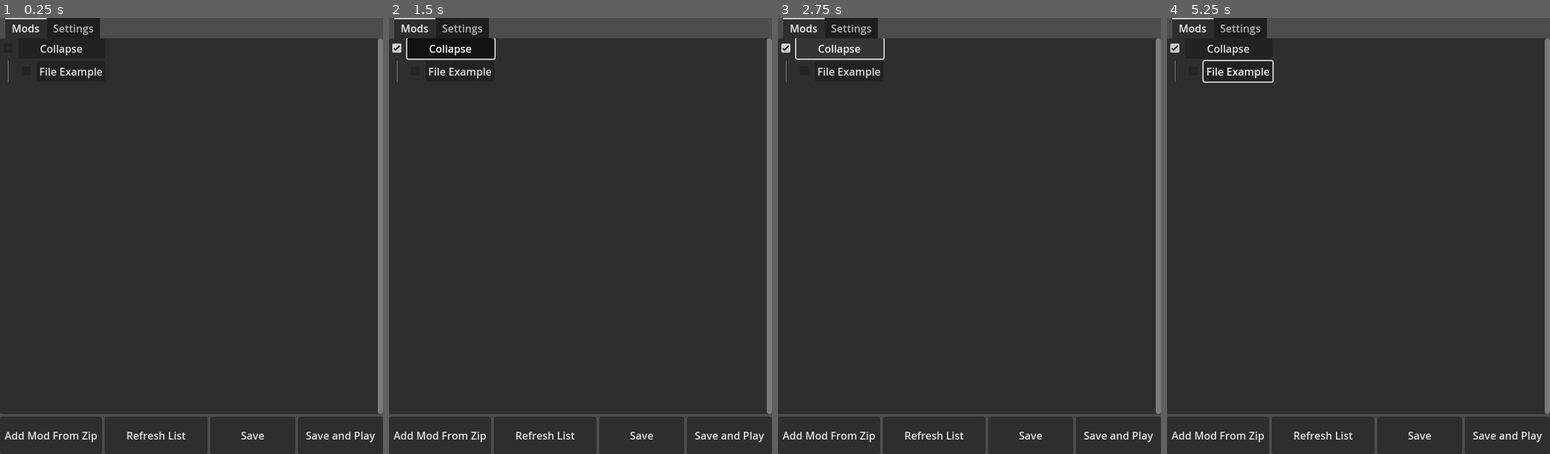
Above: before the commit, frames 1-4 (left to right).
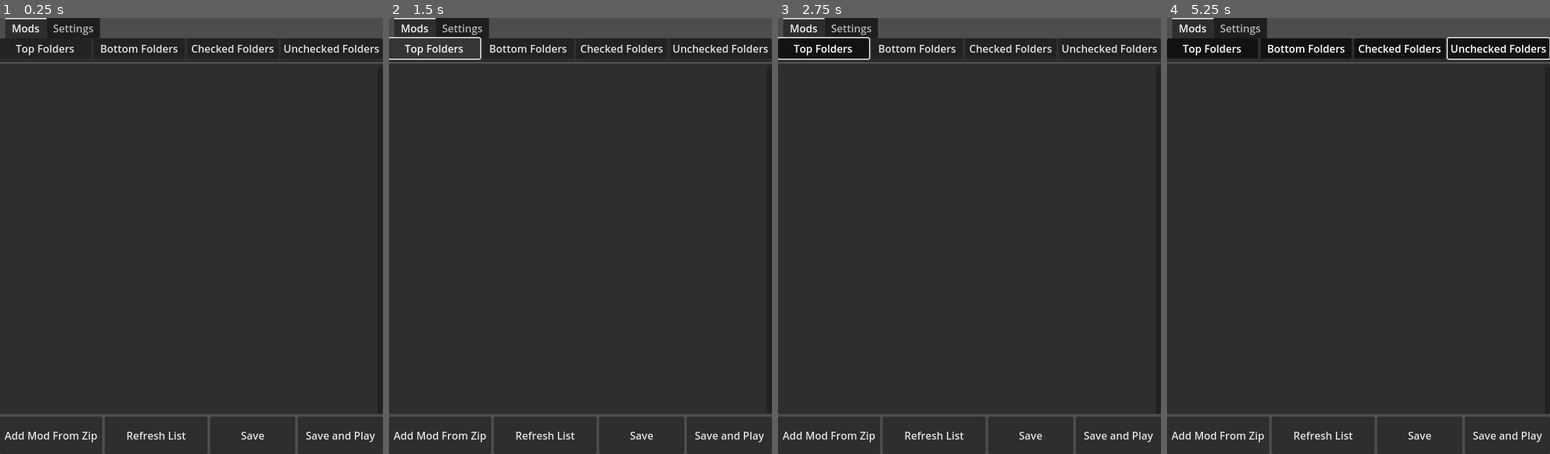
Above: after the commit, the same moments.

Repository: Euclase777/cross-worlds-mod-manager
Game: Godot game, scene res://MainScene.tscn
Two runs of this game, one before a commit and one after it. Both use one fixed random seed, a clock stepped at 60 frames per second and the inputs below.
Inputs (mouse positions are in pixels of both pictures, inside the frame that each line leads up to):
- Up to frame 1 (0.25 s): no input
- Up to frame 2 (1.5 s): click (396, 48) at 0.52 s; click (434, 48) at 1.25 s, where only the run after the commit has a clickable "Top Folders"
- Up to frame 3 (2.75 s): click (839, 48) at 2 s, where only the run before the commit has a clickable "Collapse"
- Up to frame 4 (5.25 s): click (1304, 48) at 2.75 s, where only the run after the commit has a clickable "Bottom Folders"; click (1400, 48) at 3.5 s, where only the run after the commit has a clickable "Checked Folders"; click (1239, 70) at 4.25 s, where only the run before the commit has a clickable "File Example"; click (1500, 48) at 5 s, where only the run after the commit has a clickable "Unchecked Folders"

The runs differ from the first frame. In frame 1, 2.2% of the frame differs, in the area x 0-100%, y 4-91%; in frame 2, 3.1%; in frame 3, 3.2%; in frame 4, 5.3%.
Error before the commit: Attempt to call function 'get_position' in base 'null instance' on a null instance. (res://main_scene.gd:43)

Commit message:
Full Rename
-Shortened the name down to CrossMods
-Added buttons to collapse multiple folders

Diff:
--- a/MainScene.tscn
+++ b/MainScene.tscn
@@ -28,6 +28,36 @@
 layout_mode = 2
 metadata/_tab_index = 0
 
+[node name="HBoxContainer" type="HBoxContainer" parent="VBoxContainer/TabContainer/Mods"]
+layout_mode = 2
+
+[node name="ButtonTopFolders" type="Button" parent="VBoxContainer/TabContainer/Mods/HBoxContainer"]
+layout_mode = 2
+size_flags_horizontal = 3
+toggle_mode = true
+text = "Top Folders"
+
+[node name="ButtonBottomFolders" type="Button" parent="VBoxContainer/TabContainer/Mods/HBoxContainer"]
+layout_mode = 2
+size_flags_horizontal = 3
+toggle_mode = true
+text = "Bottom Folders"
+
+[node name="ButtonCheckedFolders" type="Button" parent="VBoxContainer/TabContainer/Mods/HBoxContainer"]
+layout_mode = 2
+size_flags_horizontal = 3
+toggle_mode = true
+text = "Checked Folders"
+
+[node name="ButtonUncheckedFolders" type="Button" parent="VBoxContainer/TabContainer/Mods/HBoxContainer"]
+layout_mode = 2
+size_flags_horizontal = 3
+toggle_mode = true
+text = "Unchecked Folders"
+
+[node name="HSeparator" type="HSeparator" parent="VBoxContainer/TabContainer/Mods"]
+layout_mode = 2
+
 [node name="ScrollContainer" type="ScrollContainer" parent="VBoxContainer/TabContainer/Mods"]
 layout_mode = 2
 size_flags_vertical = 3
@@ -39,6 +69,7 @@
 size_flags_vertical = 3
 
 [node name="GridContainer" type="GridContainer" parent="VBoxContainer/TabContainer/Mods/ScrollContainer/VBoxModsList"]
+visible = false
 layout_mode = 2
 columns = 2
 
@@ -251,6 +282,10 @@
 size_flags_horizontal = 3
 text = "OK"
 
+[connection signal="toggled" from="VBoxContainer/TabContainer/Mods/HBoxContainer/ButtonTopFolders" to="." method="_on_button_top_folders_toggled"]
+[connection signal="toggled" from="VBoxContainer/TabContainer/Mods/HBoxContainer/ButtonBottomFolders" to="." method="_on_button_bottom_folders_toggled"]
+[connection signal="toggled" from="VBoxContainer/TabContainer/Mods/HBoxContainer/ButtonCheckedFolders" to="." method="_on_button_checked_folders_toggled"]
+[connection signal="toggled" from="VBoxContainer/TabContainer/Mods/HBoxContainer/ButtonUncheckedFolders" to="." method="_on_button_unchecked_folders_toggled"]
 [connection signal="pressed" from="VBoxContainer/TabContainer/Settings/HBoxGame/ButtonBrowseGame" to="." method="_on_button_browse_game_pressed"]
 [connection signal="pressed" from="VBoxContainer/TabContainer/Settings/HBoxGame/ButtonOpenGame" to="." method="_on_button_open_game_pressed"]
 [connection signal="pressed" from="VBoxContainer/TabContainer/Settings/HBoxMods/ButtonBrowseMods" to="." method="_on_button_browse_mods_pressed"]
--- a/main_scene.gd
+++ b/main_scene.gd
@@ -36,17 +36,18 @@
 
 func load_settings():
 	err = config.load("user://config.cfg")
-	Global.selected_profile = config.get_value("Profiles","selected_profile", "Default")
-	mods_path.text = config.get_value("Directories", "Mods", "")
-	game_path.text = config.get_value("Directories", "Game", "")
-	var read_profiles = FileAccess.open(game_path.text + "/" + Global.PROFILES, FileAccess.READ)
-	while read_profiles.get_position() < read_profiles.get_length():
-		var json_string = read_profiles.get_line()
-		var parse_result = JSON.to_native(JSON.parse_string(json_string))
-		print("Parse result: ",parse_result)
-		Global.profiles = parse_result
-		Global.profiles.sort()
-	read_profiles.close()
+	if err == 0:
+		Global.selected_profile = config.get_value("Profiles","selected_profile", "Default")
+		mods_path.text = config.get_value("Directories", "Mods", "")
+		game_path.text = config.get_value("Directories", "Game", "")
+		var read_profiles = FileAccess.open(game_path.text + "/" + Global.PROFILES, FileAccess.READ)
+		while read_profiles.get_position() < read_profiles.get_length():
+			var json_string = read_profiles.get_line()
+			var parse_result = JSON.to_native(JSON.parse_string(json_string))
+			print("Parse result: ",parse_result)
+			Global.profiles = parse_result
+			Global.profiles.sort()
+		read_profiles.close()
 
 func _on_button_config_profile_pressed() -> void:
 	if game_path.text == "":
@@ -189,13 +190,14 @@
 			label.text=file_name
 			if dir.current_is_dir():
 				var vbc = VBoxContainer.new()
+				vbc.visible=config.get_value("Folders",label.text,true)
 				var sep = VSeparator.new()
+				sep.visible=config.get_value("Folders",label.text,true)
 				label.toggle_mode=true
+				label.button_pressed=not(config.get_value("Folders",label.text,true))
 				label.toggled.connect(func(toggled_on):
-					if toggled_on:
-						pass
-					else:
-						pass
+					config.set_value("Folders",label.text,not(toggled_on))
+					config.save("user://config.cfg")
 					vbc.visible=not(toggled_on)
 					sep.visible=not(toggled_on)
 				)
@@ -431,7 +433,6 @@
 				mods.merge(add_mods(child,path.path_join(node.name)))
 	return mods
 
-
 func _on_button_play_pressed() -> void:
 	$VBoxContainer/HBoxContainer/ButtonSave.emit_signal("pressed")
 	var steam_url = "steam://launch/2486820"
@@ -440,3 +441,24 @@
 		printerr("Failed to launch Steam game: ", steam_url)
 	else:
 		print("Launched Steam game: ", steam_url)
+
+func _on_button_top_folders_toggled(toggled_on: bool) -> void:
+	for mod_folder in mod_list.get_children():
+		for button in mod_folder.get_children():
+			if button.is_class("Button") and not(button.is_class("CheckBox")):
+				button.button_pressed = toggled_on
+
+func _on_button_bottom_folders_toggled(toggled_on: bool) -> void:
+	for button in mod_list.find_children("*", "Button", true, false):
+		if button.text.contains(".pak") or button.text.contains(".utoc") or button.text.contains(".ucas"):
+			button.get_parent().get_parent().get_parent().get_child(1).button_pressed = toggled_on
+
+func _on_button_checked_folders_toggled(toggled_on: bool) -> void:
+	for check in mod_list.find_children("*", "CheckBox", true, false):
+		if check.button_pressed == true:
+			check.get_parent().get_child(1).button_pressed = toggled_on
+
+func _on_button_unchecked_folders_toggled(toggled_on: bool) -> void:
+	for check in mod_list.find_children("*", "CheckBox", true, false):
+		if check.button_pressed == false:
+			check.get_parent().get_child(1).button_pressed = toggled_on
--- a/project.godot
+++ b/project.godot
@@ -10,10 +10,10 @@
 
 [application]
 
-config/name="CrossWorldsModManager"
+config/name="CrossModsModManager"
 run/main_scene="uid://dgd8qjkur4o3"
 config/features=PackedStringArray("4.5", "GL Compatibility")
-config/icon="res://icon.svg"
+config/icon="uid://brgo5cqyd3of2"
 
 [autoload]
 
Binary file changed: Logo.png
Not shown, changed: export_presets.cfg
Not shown, added: CrossMods.exe
Not shown, removed: CrossWorldsModManager.console.exe
Not shown, changed: CrossWorldsModManager.exe
